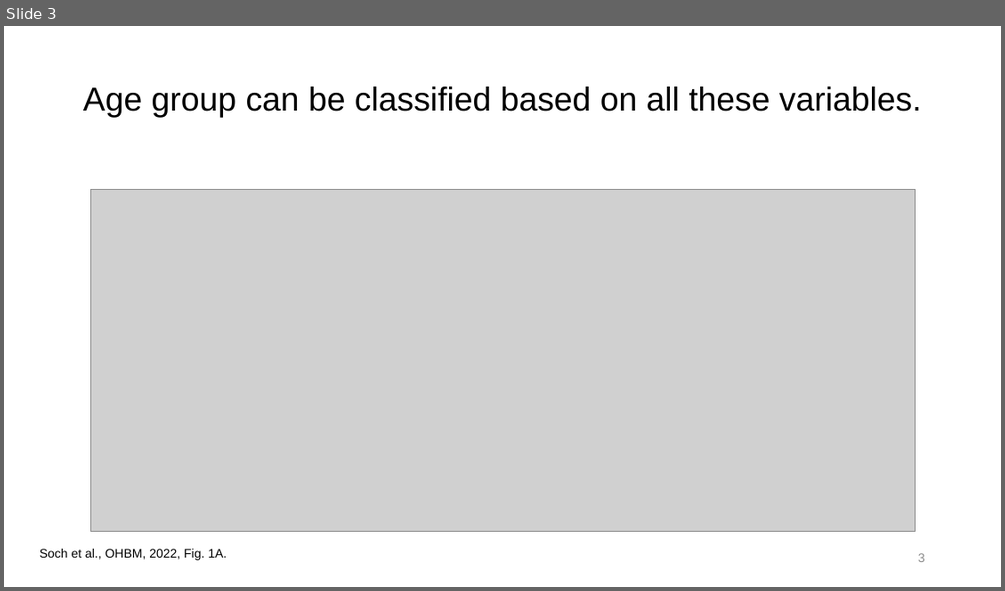
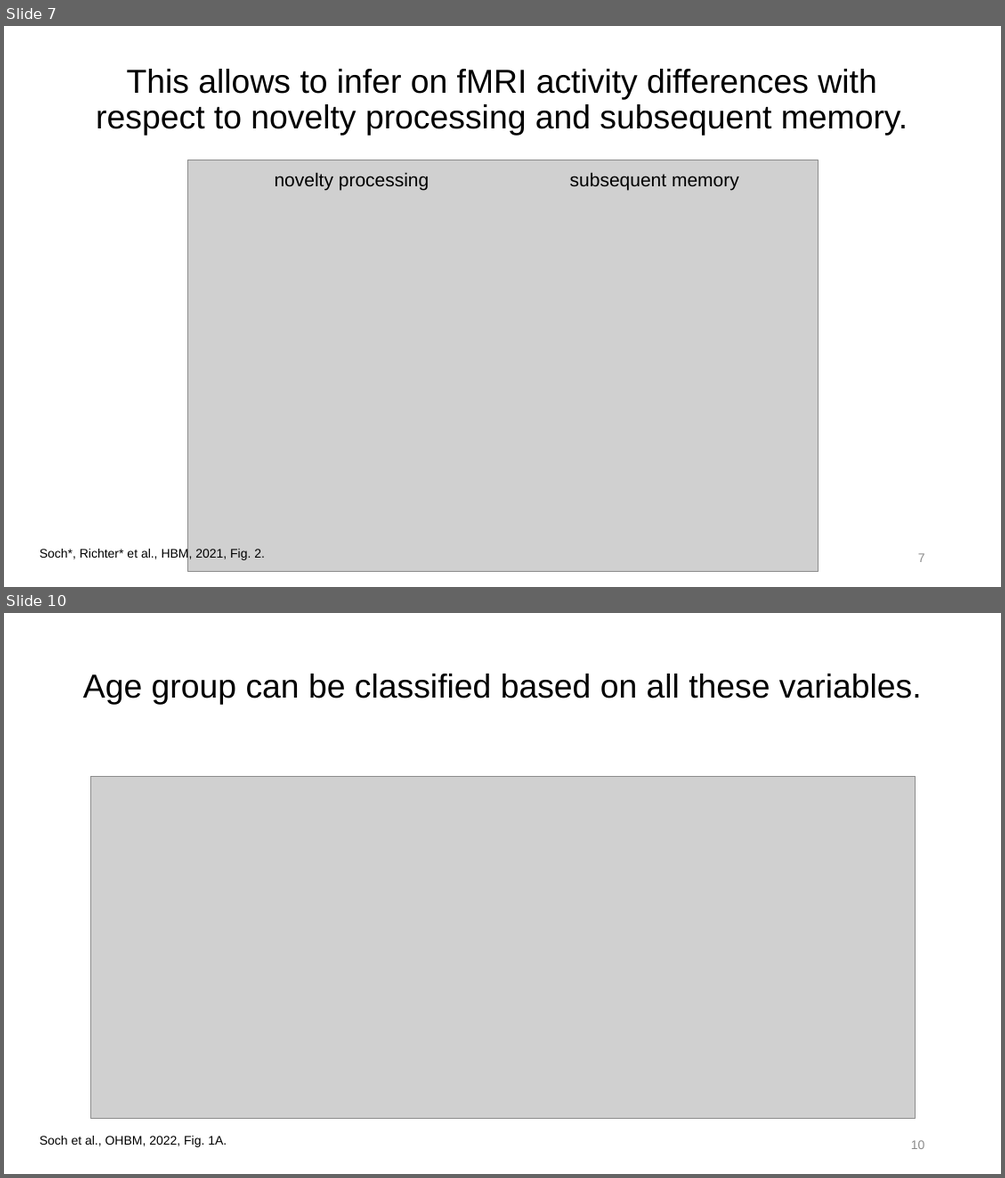
Before and after one commit to JoramSoch/OHBM_2022, a slide deck: Talks/OHBM_2022_Talk_B_FADE.pptx. Shown one above the other, each under a label of ours: slide 3 before the commit, slides 7 and 10 after it; the slides between them are not shown. The pictures are 1005x591 and 1005x1178 pixels, drawn with LibreOffice and Linux fonts; fonts in the diff are those of the drawing; grey boxes stand for pictures. Boxes give left, top, right and bottom in pixels: in the first picture for what was removed or moved away, otherwise in the second. Text is boxed around its words. In the diff, an @@ line names an element or a change of style, - is before the commit and + after.

```diff
--- a/Talks/OHBM_2022_Talk_B_FADE.pptx
+++ b/Talks/OHBM_2022_Talk_B_FADE.pptx
@@ slide 7 added at (4, 26, 1001, 587), background #FFFFFF @@
@@ title added at (96, 69, 907, 135), 32 pt, text #000000 @@
+This allows to infer on fMRI activity differences with
+respect to novelty processing and subsequent memory.
@@ picture added at (188, 160, 818, 572) @@
@@ text added at (275, 172, 429, 191), 18 pt, text #000000 @@
+novelty processing
@@ text added at (570, 172, 739, 191), 18 pt, text #000000 @@
+subsequent memory
@@ text added at (40, 548, 265, 561), 12 pt, text #000000 @@
+Soch*, Richter* et al., HBM, 2021, Fig. 2.
@@ page number added at (918, 553, 925, 562), 12 pt, text #8C8C8C @@
+7
@@ what was slide 3 is now slide 10 @@
@@ page number at (911, 1140, 925, 1149): text changed @@
-3
+10
```
Also in this commit, not shown: 3 slides changed, 10 other slides added, 1 slide removed, 2 other files.
